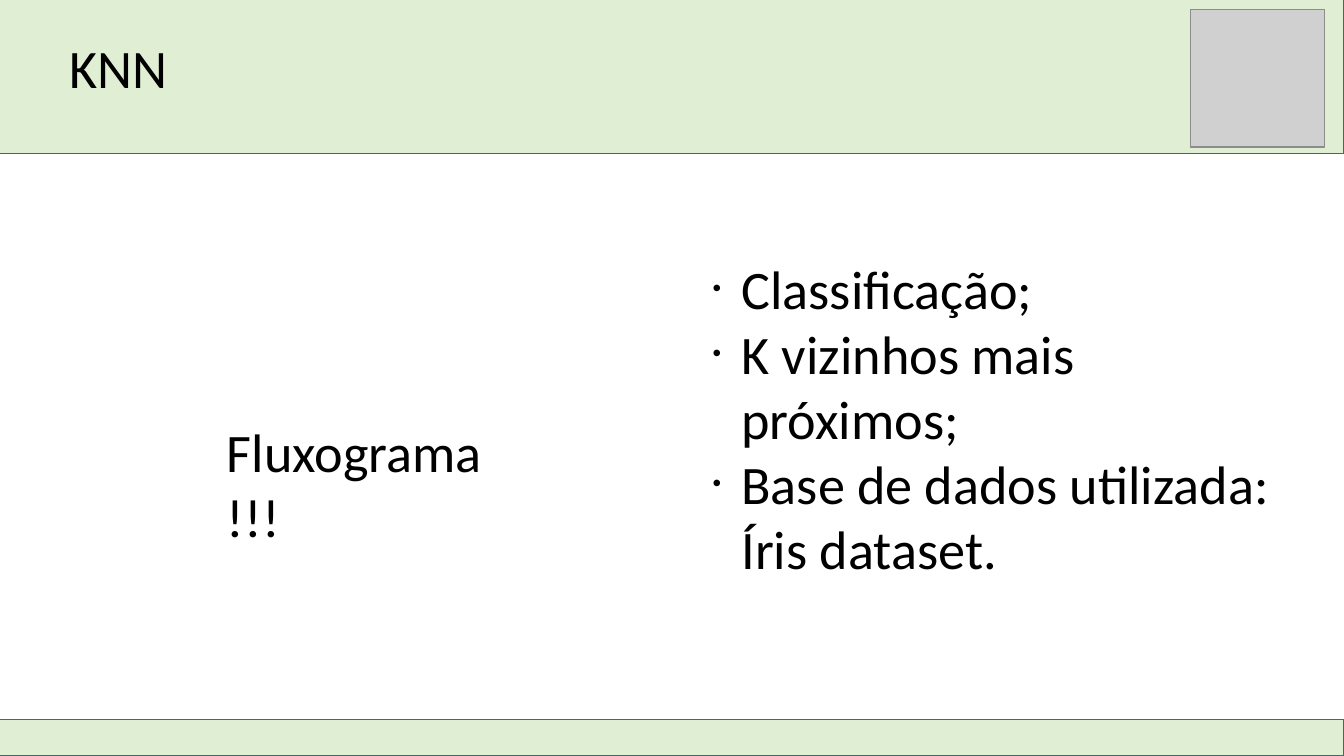
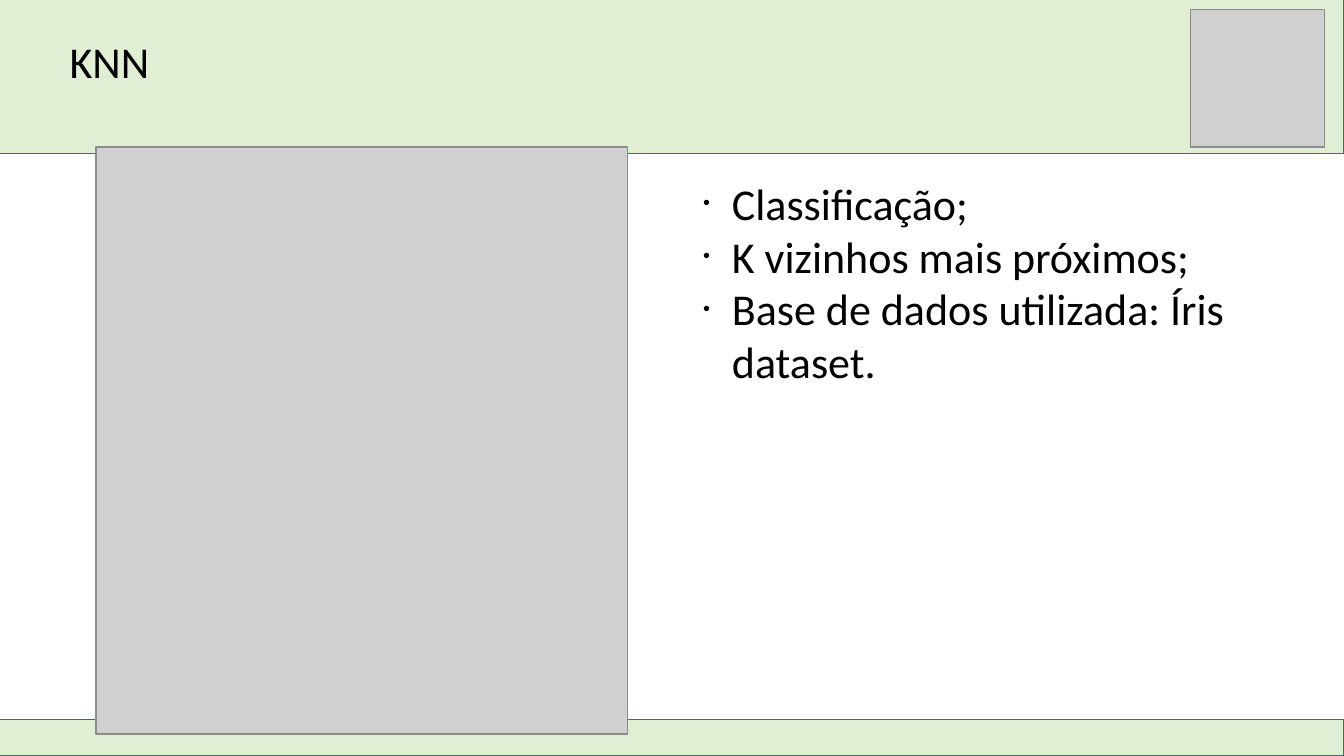
Before and after one commit to DimitriLeandro/ProjetoFinalSistemasInteligentesUFABC, a slide deck: slide 4 of Apresentação SI.odp. Drawn at 1344x756 pixels with LibreOffice and Linux fonts; fonts in the diff are those of the drawing; grey boxes stand for pictures. Boxes give left, top, right and bottom in pixels: in the first picture for what was removed or moved away, otherwise in the second. Text is boxed around its words. In the diff, an @@ line names an element or a change of style, - is before the commit and + after.

Commit message:
Atualização slides
Atualização dos slides com os fluxogramas do KNN e do Perceptron

```diff
--- a/Apresentação SI.odp
+++ b/Apresentação SI.odp
@@ text "KNN" at box(70, 49, 150, 78): size 32 to 26 pt @@
@@ picture added at box(96, 148, 628, 735) @@
@@ text "Classificação;" at box(732, 189, 1224, 379): size 32 to 26 pt @@
@@ text "Classificação;": place and size @@
-text "Classificação;" at box(741, 271, 1269, 570)
+text "Classificação;" at box(732, 189, 1224, 379)
@@ text removed at box(227, 434, 482, 482) @@
-Fluxograma!!!
```
Also in this commit, not shown: 6 other slides changed, 1 other file.
